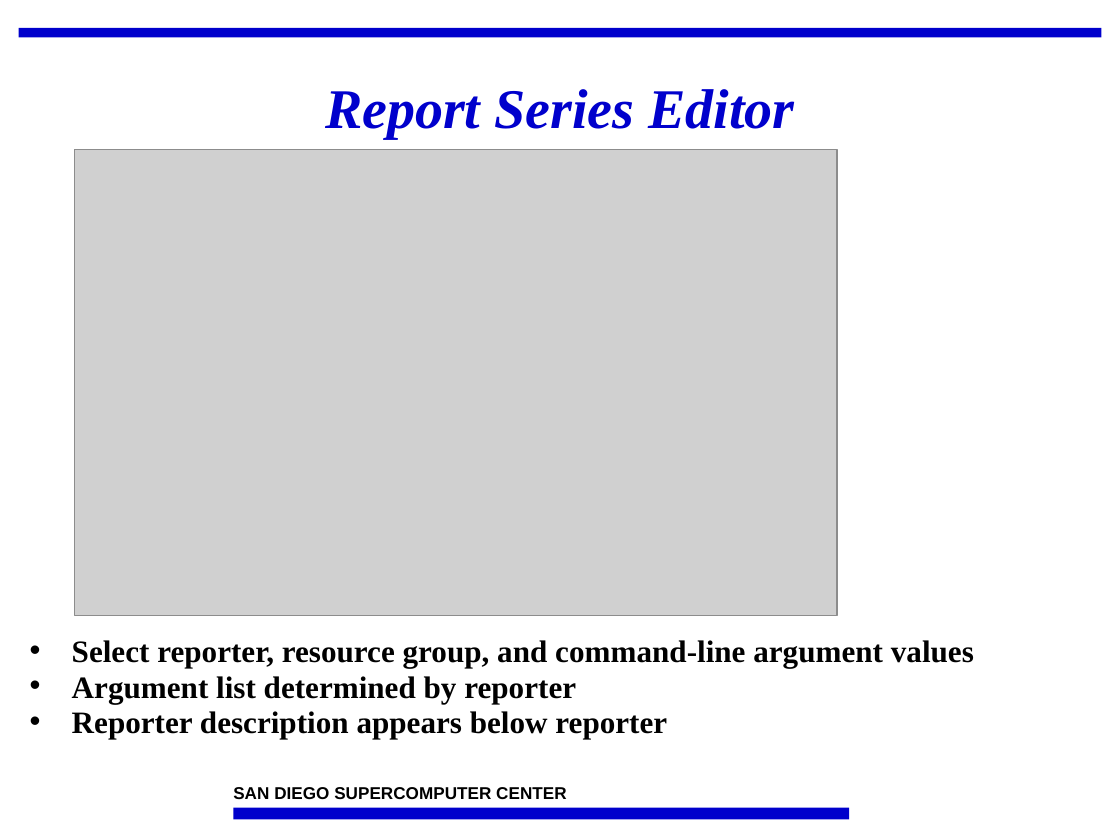
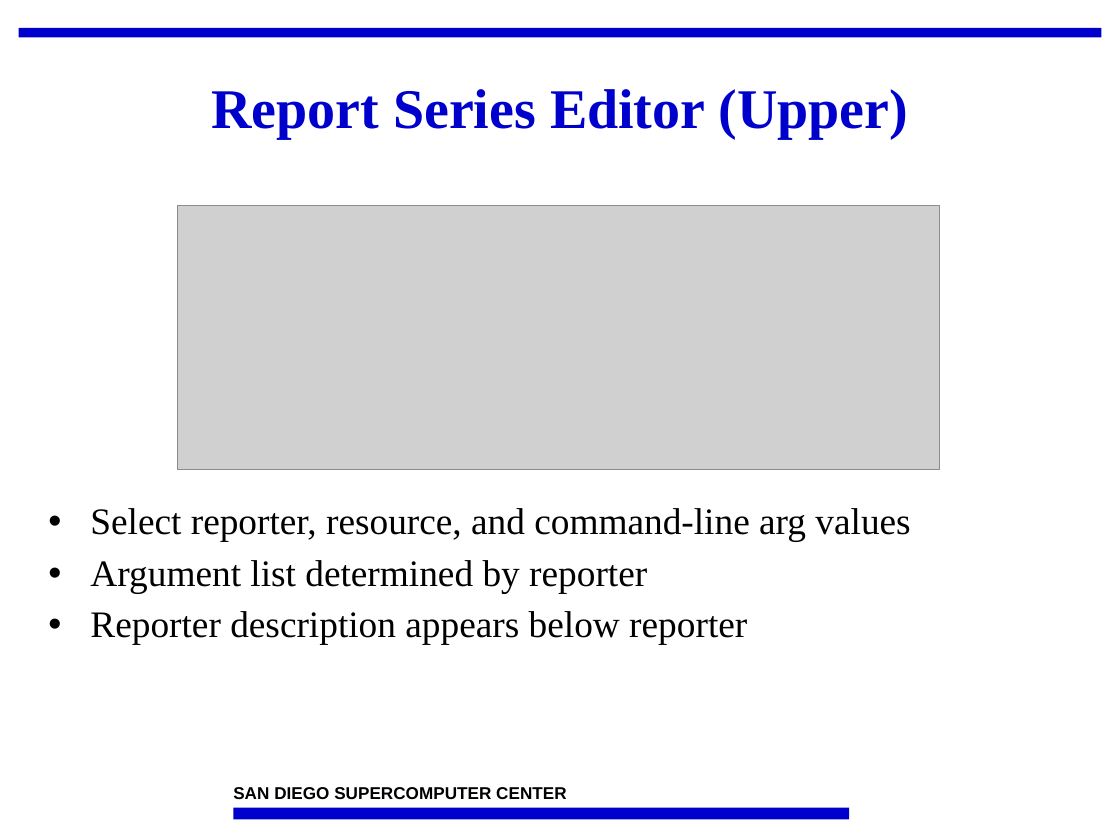
Before and after one commit to IncaProject/inca-xsede, a slide deck: slide 18 of talks/2008workshop/incat.ppt (slide 17 before the commit). Drawn at 1120x840 pixels with LibreOffice and Linux fonts; fonts in the diff are those of the drawing; grey boxes stand for pictures; background and template pictures are left out. Boxes give left, top, right and bottom in pixels: in the first picture for what was removed or moved away, otherwise in the second. Text is boxed around its words. In the diff, an @@ line names an element or a change of style, - is before the commit and + after.

```diff
--- a/talks/2008workshop/incat.ppt
+++ b/talks/2008workshop/incat.ppt
@@ title at (211,89,908,139): text changed; italic off @@
-Report Series Editor
+Report Series Editor (Upper)
@@ picture: place and size @@
-picture at (75,149,838,615)
+picture at (177,205,940,469)
@@ text "Select reporter, resource, and command-line ...": place and size @@
-text "Select reporter, resource, and command-line ..." at (72,640,974,739)
+text "Select reporter, resource, and command-line ..." at (90,508,910,645)
@@ text at (90,508,910,541): text changed; size 20 to 24 pt; bold off @@
-• Select reporter, resource group, and command-line argument values
+• Select reporter, resource, and command-line arg values
@@ text at (90,560,747,645): size 20 to 24 pt, bold off in "Argument list determined by reporter", "Reporter description appears below reporter"; line spacing 0.75 to 0.95; more space between paragraphs @@
```
Also in this commit, not shown: 17 other slides changed, 1 slide added.
